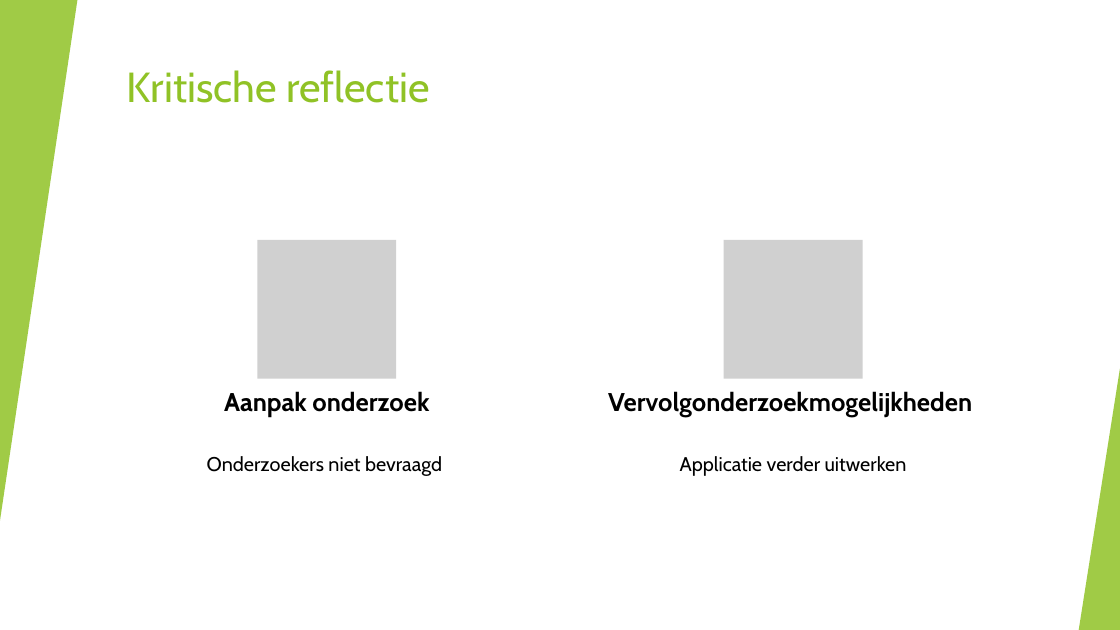
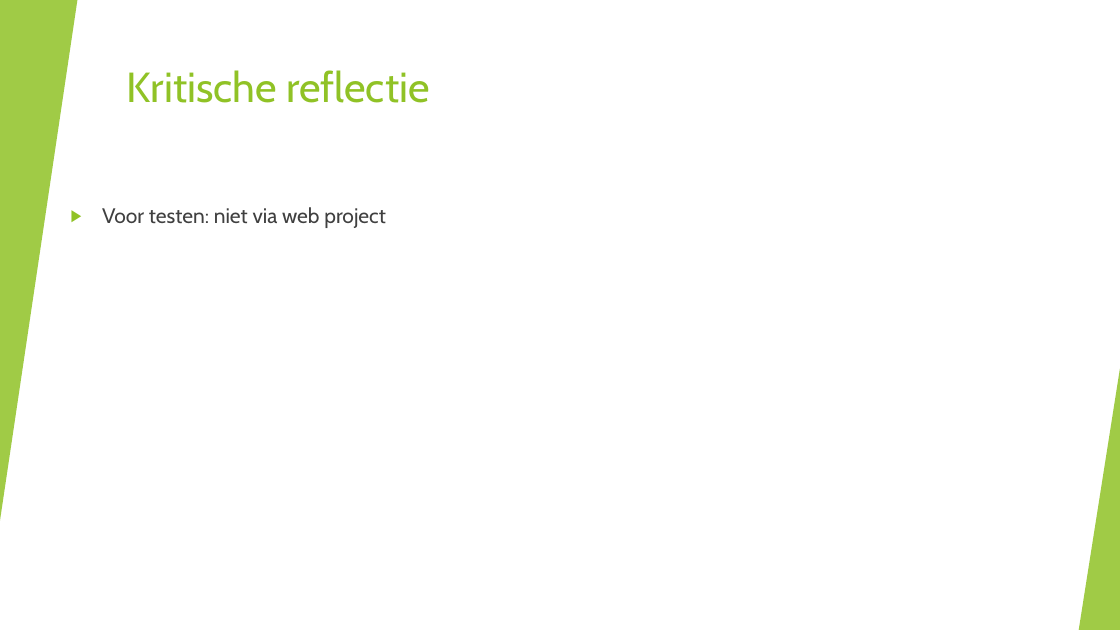
Before and after one commit to kodarakK/hogent-bachproef-caradocroetynck2526, a slide deck: slide 13 of Bachelorproef verdediging.pptx (slide 10 before the commit). Drawn at 1120x630 pixels with LibreOffice and Linux fonts; fonts in the diff are those of the drawing; grey boxes stand for pictures. Boxes give left, top, right and bottom in pixels: in the first picture for what was removed or moved away, otherwise in the second. Text is boxed around its words. In the diff, an @@ line names an element or a change of style, - is before the commit and + after.

```diff
--- a/Bachelorproef verdediging.pptx
+++ b/Bachelorproef verdediging.pptx
@@ text added at (102,207,386,228), 18 pt, text #404040 @@
+▶ Voor testen: niet via web project
@@ group removed at (207,240,972,476): 4 texts, 2 pictures @@
-Aanpak onderzoek
-Onderzoekers niet bevraagd
-Vervolgonderzoekmogelijkheden
-Applicatie verder uitwerken
```
Also in this commit, not shown: 1 other slide changed, 9 slides added, 6 slides removed, 3 other files.
